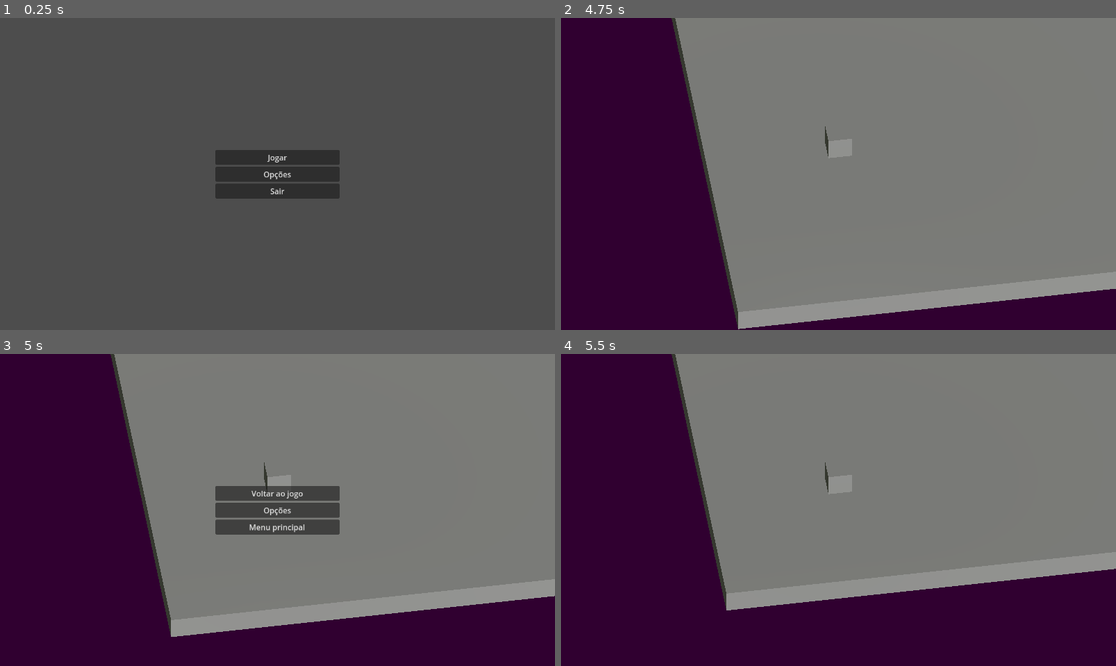
Above: before the commit, frames 1-4 (two rows, left to right).
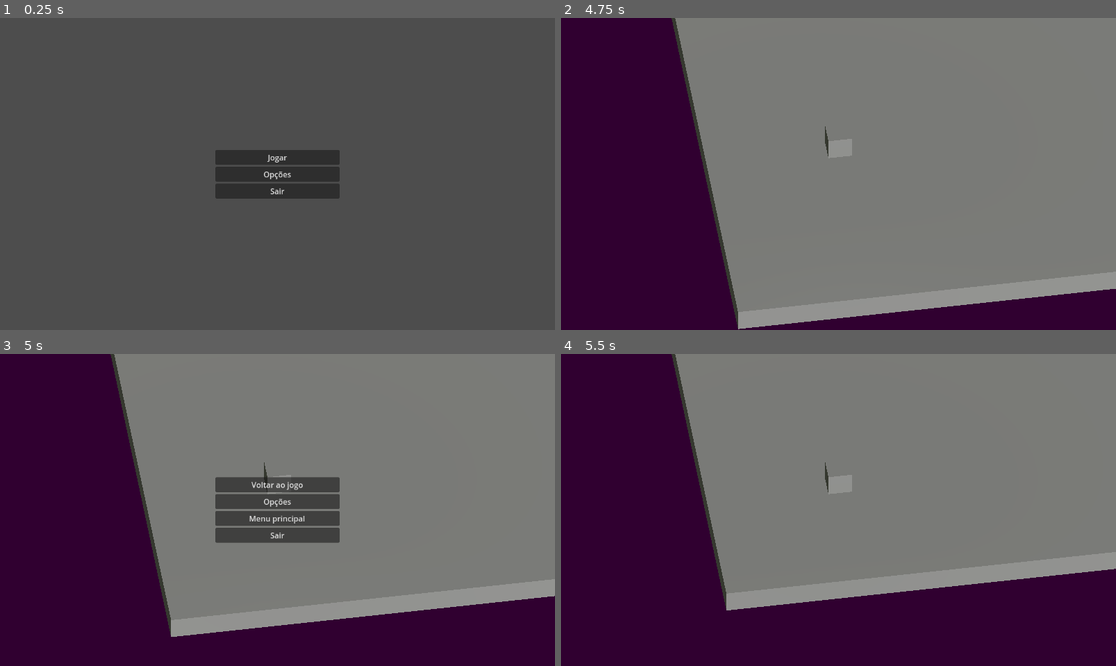
Above: after the commit, the same moments.

Repository: FellowshipOfTheGame/Hotel-Ponte-Negra
Game: Godot game, scene res://scenes/menus/menuPrincipal.tscn
The game is run twice, just before and just after one commit, with the same random seed, the same clock (stepped at 60 frames per second) and the same inputs.
Inputs (mouse positions are in pixels of both pictures, inside the frame that each line leads up to):
- Up to frame 1 (0.25 s): no input
- Up to frame 2 (4.75 s): click "Jogar" at 0.5 s; tap Enter at 1.25, 2.75, 4.25 s; move the mouse to (866, 174) at 1.27 s; hold Up (ui_up) from 1.28 s (still down); tap Space at 2, 3.5 s; move the mouse to (810, 174) at 2.02 s; move the mouse to (849, 167) at 2.77 s; move the mouse to (832, 180) at 3.52 s; move the mouse to (877, 177) at 4.27 s
- Up to frame 3 (5 s): keep holding Up (ui_up); tap Escape (ui_cancel) at 4.9 s
- Up to frame 4 (5.5 s): release Up (ui_up) at 5 s; click "Voltar ao jogo" at 5 s

Frames 1-2 are identical in both runs. In frame 3, 2.2% of the frame differs, in the area x 38-62%, y 39-61%; in frame 4, nothing differs.

Commit message:
update menu opcoes
botão voltar adicionado

Diff:
--- a/scenes/menus/menuOpcoes.tscn
+++ b/scenes/menus/menuOpcoes.tscn
@@ -1,5 +1,29 @@
-[gd_scene format=3 uid="uid://153kgjv4215n"]
+[gd_scene load_steps=2 format=3 uid="uid://153kgjv4215n"]
+
+[ext_resource type="Script" uid="uid://bdbfdlosn56dd" path="res://scripts/menu_opcoes.gd" id="1_3wmgr"]
 
 [node name="MenuOpcoes" type="Control"]
 layout_mode = 3
-anchors_preset = 0
+anchors_preset = 15
+anchor_right = 1.0
+anchor_bottom = 1.0
+grow_horizontal = 2
+grow_vertical = 2
+script = ExtResource("1_3wmgr")
+
+[node name="Button" type="Button" parent="."]
+layout_mode = 1
+anchors_preset = 8
+anchor_left = 0.5
+anchor_top = 0.5
+anchor_right = 0.5
+anchor_bottom = 0.5
+offset_left = -69.5
+offset_top = -27.5
+offset_right = 69.5
+offset_bottom = 27.5
+grow_horizontal = 2
+grow_vertical = 2
+text = "voltar"
+
+[connection signal="pressed" from="Button" to="." method="voltar"]
--- a/scenes/menus/menuPausa.tscn
+++ b/scenes/menus/menuPausa.tscn
@@ -40,6 +40,11 @@
 layout_mode = 2
 text = "Menu principal"
 
+[node name="Sair" type="Button" parent="Container"]
+layout_mode = 2
+text = "Sair"
+
 [connection signal="pressed" from="Container/Voltar ao jogo" to="." method="voltar"]
 [connection signal="pressed" from="Container/Opcoes" to="." method="opcoes"]
-[connection signal="pressed" from="Container/Menu principal" to="." method="sair"]
+[connection signal="pressed" from="Container/Menu principal" to="." method="menuPrincipal"]
+[connection signal="pressed" from="Container/Sair" to="." method="sair"]
--- a/scripts/menuPausa.gd
+++ b/scripts/menuPausa.gd
@@ -1,10 +1,8 @@
 extends Control
-
 
 func _ready() -> void:
 	get_tree().paused=true
 	Input.mouse_mode=Input.MOUSE_MODE_VISIBLE
-
 
 func _input(event: InputEvent) -> void:
 	if event is InputEventKey and event.is_pressed():match event.keycode:
@@ -12,17 +10,19 @@
 			get_viewport().set_input_as_handled()
 			voltar()
 
-
 func voltar() -> void:
 	Input.mouse_mode=Input.MOUSE_MODE_CAPTURED
 	get_tree().paused=false
 	queue_free()
 
-
-func sair() -> void:
+func menuPrincipal() -> void:
 	get_tree().paused=false
 	get_tree().change_scene_to_file("res://scenes/menus/menuPrincipal.tscn")
 
+func opcoes() -> void:
+	add_child(preload("res://scenes/menus/menuOpcoes.tscn").instantiate())
+	$Container.visible=false
 
-func opcoes() -> void:
-	replace_by(preload("res://scenes/menus/menuOpcoes.tscn").instantiate())
+
+func sair() -> void:
+	get_tree().quit()
--- a/scripts/menuPrincipal.gd
+++ b/scripts/menuPrincipal.gd
@@ -1,7 +1,7 @@
 extends Control
 
-func jogar():
+func jogar() -> void:
 	get_tree().change_scene_to_file("res://scenes/base.tscn")
 
-func sair():
+func sair() -> void:
 	get_tree().quit()
--- /dev/null
+++ b/scripts/menu_opcoes.gd
@@ -0,0 +1,12 @@
+extends Control
+
+var anterior:Node
+
+func _input(event: InputEvent) -> void:
+	if event is InputEventAction:match event.action:
+		"ui_cancel":
+			voltar()
+
+func voltar() -> void:
+	$'..'/Container.visible=true
+	queue_free()
Not shown, added: scripts/menu_opcoes.gd.uid
